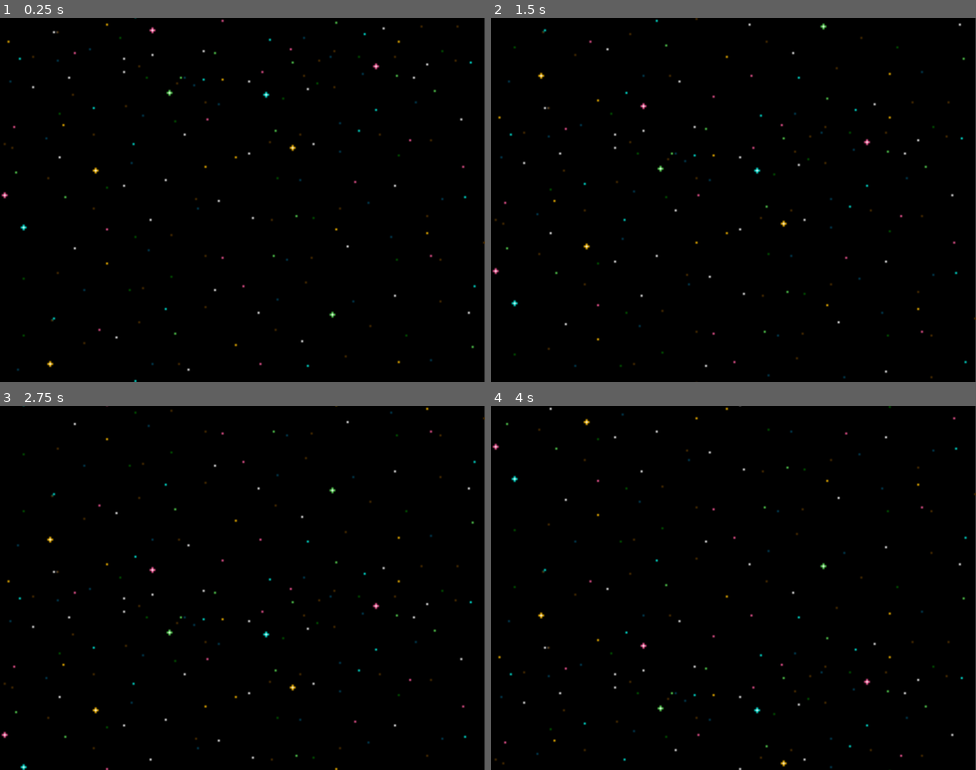
Above: before the commit, frames 1-4 (two rows, left to right).
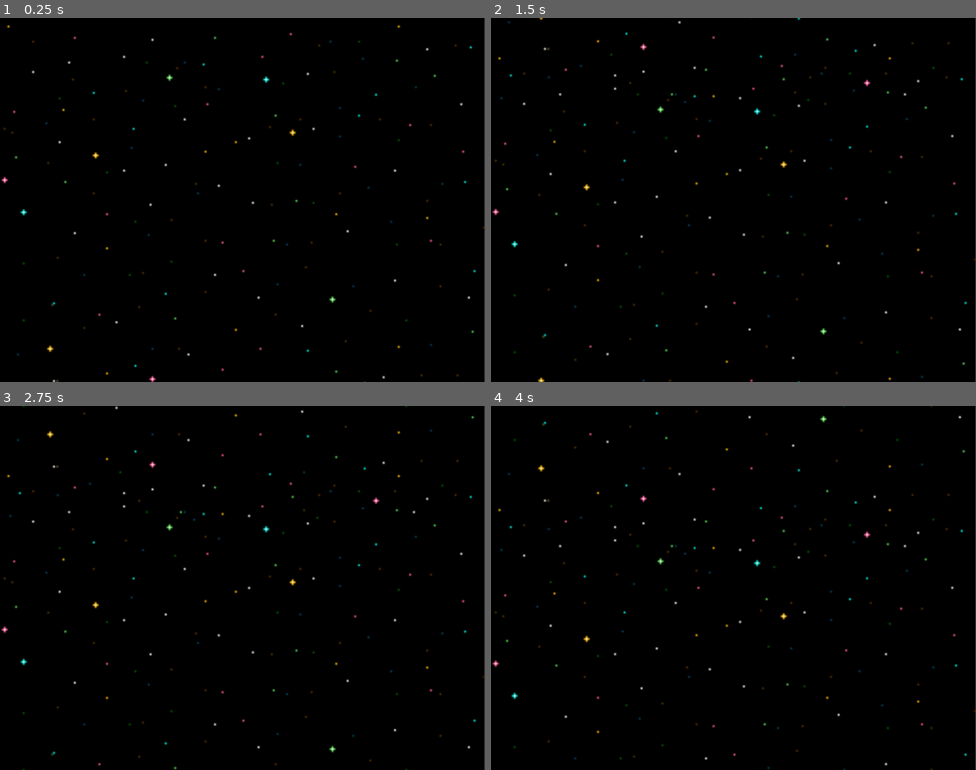
Above: after the commit, the same moments.

Repository: arko-poet/godot-games
Game: Godot game, scene res://tower.tscn
The game is run twice, just before and just after one commit, with the same random seed, the same clock (stepped at 60 frames per second) and the same inputs. The project has no main scene, so this scene is started directly.
Inputs:
- Up to frame 1 (0.25 s): no input
- Up to frame 2 (1.5 s): hold Up (move_up) 0.53-1.28 s
- Up to frame 3 (2.75 s): hold Up (move_up) from 2.03 s (still down)
- Up to frame 4 (4 s): release Up (move_up) at 3.53 s

The runs differ from the first frame. In frame 1, 1.7% of the frame differs, in the area x 0-100%, y 0-100%; in frame 2, 1.8%; in frame 3, 1.8%; in frame 4, 1.8%.

Commit message:
feat(tower): parallax background based on camera

Diff:
--- /dev/null
+++ b/tower/camera.gd
@@ -0,0 +1,12 @@
+extends Camera2D
+
+
+# Called when the node enters the scene tree for the first time.
+func _ready() -> void:
+	pass # Replace with function body.
+
+
+# Called every frame. 'delta' is the elapsed time since the previous frame.
+func _process(_delta: float) -> void:
+	if Input.is_action_pressed("move_up"):
+		global_position.y += _delta * -100
--- a/tower/tower.tscn
+++ b/tower/tower.tscn
@@ -2,20 +2,24 @@
 
 [ext_resource type="Texture2D" uid="uid://c084ile7r2hh0" path="res://sprites/black_background.png" id="1_stebd"]
 [ext_resource type="Texture2D" uid="uid://ctq8t6bmq6wkv" path="res://sprites/stars.png" id="1_vedim"]
+[ext_resource type="Script" uid="uid://ciu6xd7wu5kar" path="res://camera.gd" id="3_stebd"]
 
 [node name="Tower" type="Node2D" unique_id=385049633]
-
-[node name="BlackBackground" type="Sprite2D" parent="." unique_id=931640921]
-scale = Vector2(799.166, 600)
-texture = ExtResource("1_stebd")
-centered = false
 
 [node name="ParallaxBackground" type="Parallax2D" parent="." unique_id=332449211]
 scroll_scale = Vector2(0.7, 0.7)
 repeat_size = Vector2(800, 600)
-autoscroll = Vector2(0, 100)
+
+[node name="BlackBackground" type="Sprite2D" parent="ParallaxBackground" unique_id=931640921]
+scale = Vector2(799.166, 600)
+texture = ExtResource("1_stebd")
+centered = false
 
 [node name="Stars" type="Sprite2D" parent="ParallaxBackground" unique_id=1768523763]
 scale = Vector2(3.125, 3.125)
 texture = ExtResource("1_vedim")
 centered = false
+
+[node name="Camera" type="Camera2D" parent="." unique_id=297675335]
+anchor_mode = 0
+script = ExtResource("3_stebd")
Not shown, added: tower/camera.gd.uid
